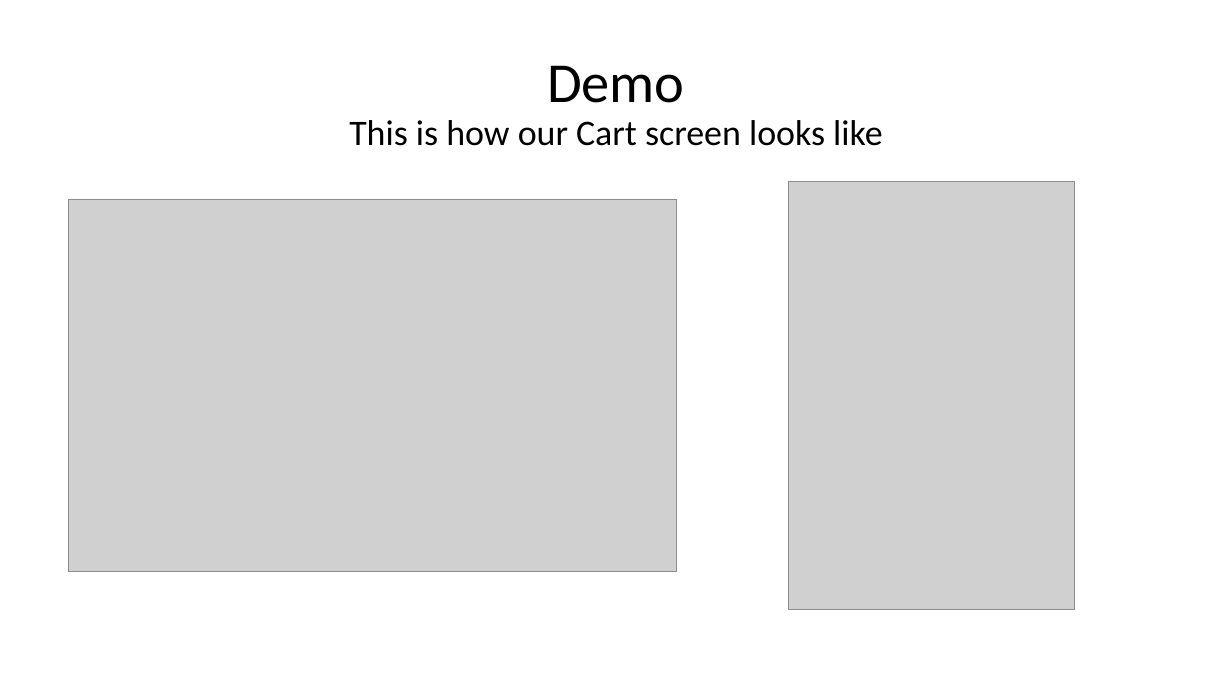
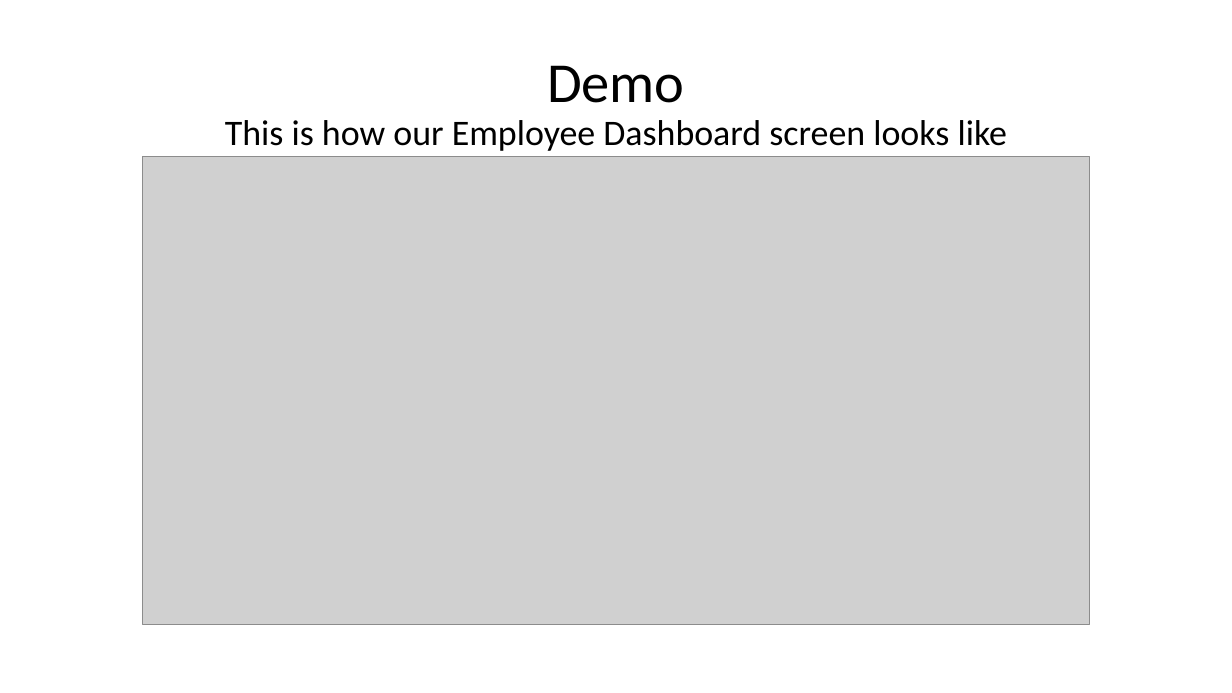
Before and after one commit to TCS-meanstack-16/Capstone-Project, a slide deck: slide 4 of Capstone Presentation.pptx. Drawn at 1232x693 pixels with LibreOffice and Linux fonts; fonts in the diff are those of the drawing; grey boxes stand for pictures. Boxes give left, top, right and bottom in pixels: in the first picture for what was removed or moved away, otherwise in the second. Text is boxed around its words. In the diff, an @@ line names an element or a change of style, - is before the commit and + after.

```diff
--- a/Capstone Presentation.pptx
+++ b/Capstone Presentation.pptx
@@ title at (225,65,1007,151): text changed @@
-Demo
-This is how our Cart screen looks like
+Demo
+This is how our Employee Dashboard screen looks like
@@ picture added at (143,157,1090,625) @@
@@ picture removed at (68,200,677,571) @@
@@ picture removed at (788,181,1075,610) @@
```
Also in this commit, not shown: 2 other slides changed, 2 slides added, 1 other file.
